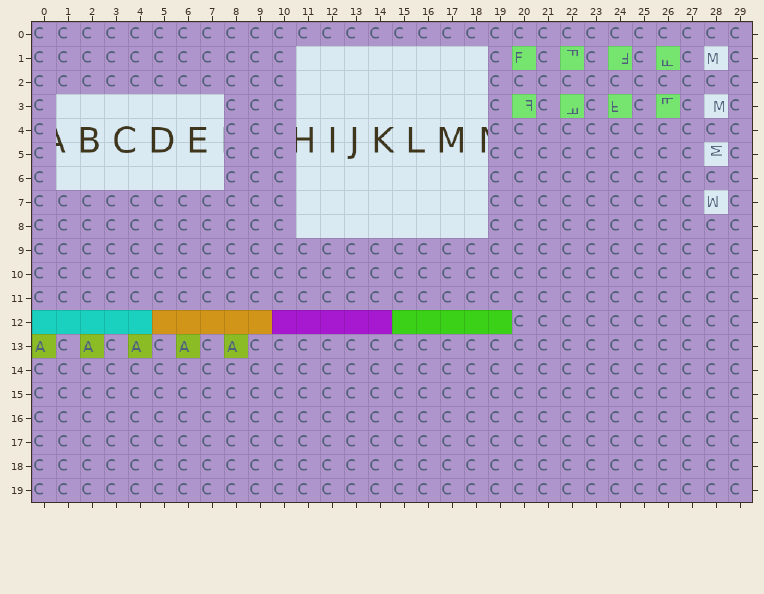
A Tiled map gets an edit: src/main/resources/tiled/testmap/flip-tiles--image-layer.tmx. Above: the version before the commit.
Cells are 32x32 px. Shown: x 0..29, y 0..19.
The result:
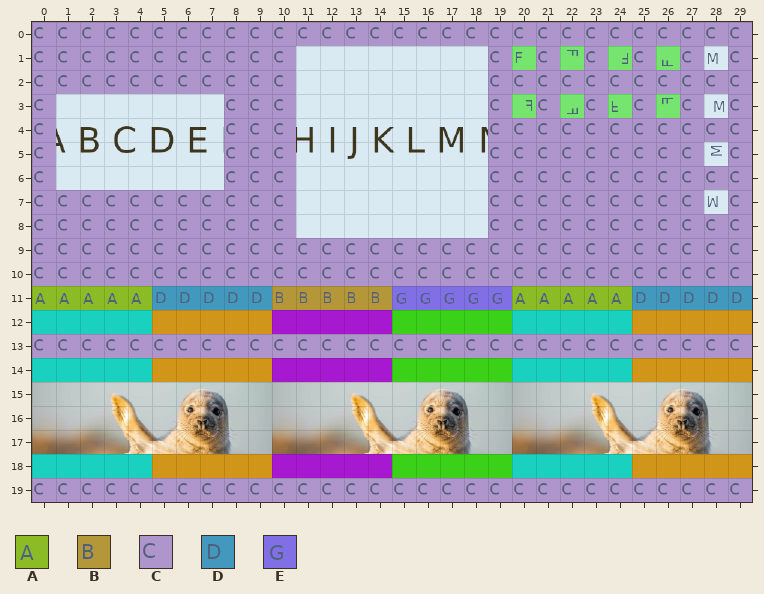
Key: from "test-texture": A 0, B 1, C 2, D 3, E 6.
_ is an empty cell.
Edits made:
layer "Image Layer 2" added
Layer "Tile Layer 1":
Tile A replaces tile C in row 11 at x 0 to 4 and 20 to 24.
Tile B replaces tile C in row 11 at x 10 to 14.
Tile C replaces tile A in row 13 at x 0, 2, 4, 6 and 8.
Tile D replaces tile C in row 11 at x 5 to 9 and 25 to 29.
Tile E replaces tile C in row 11 at x 15 to 19.
Tile C is gone in row 12 at x 20 to 29; in rows 14 to 18 at x 0 to 29.
